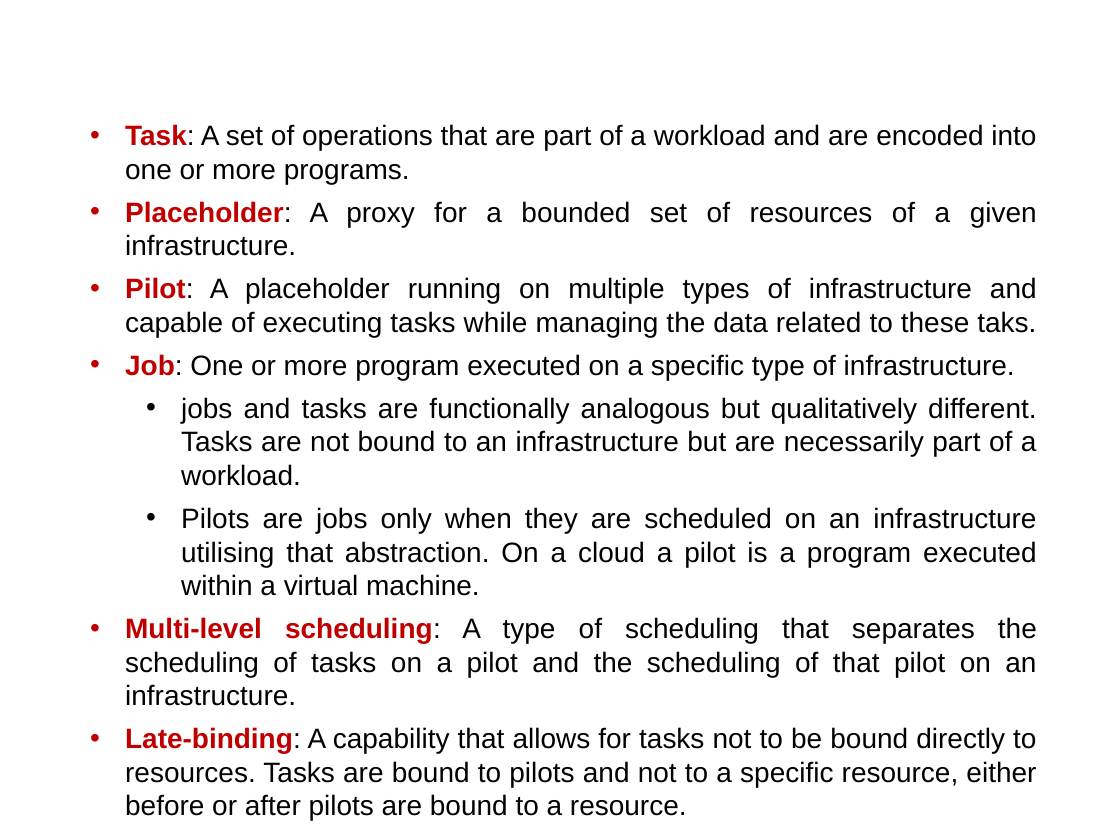
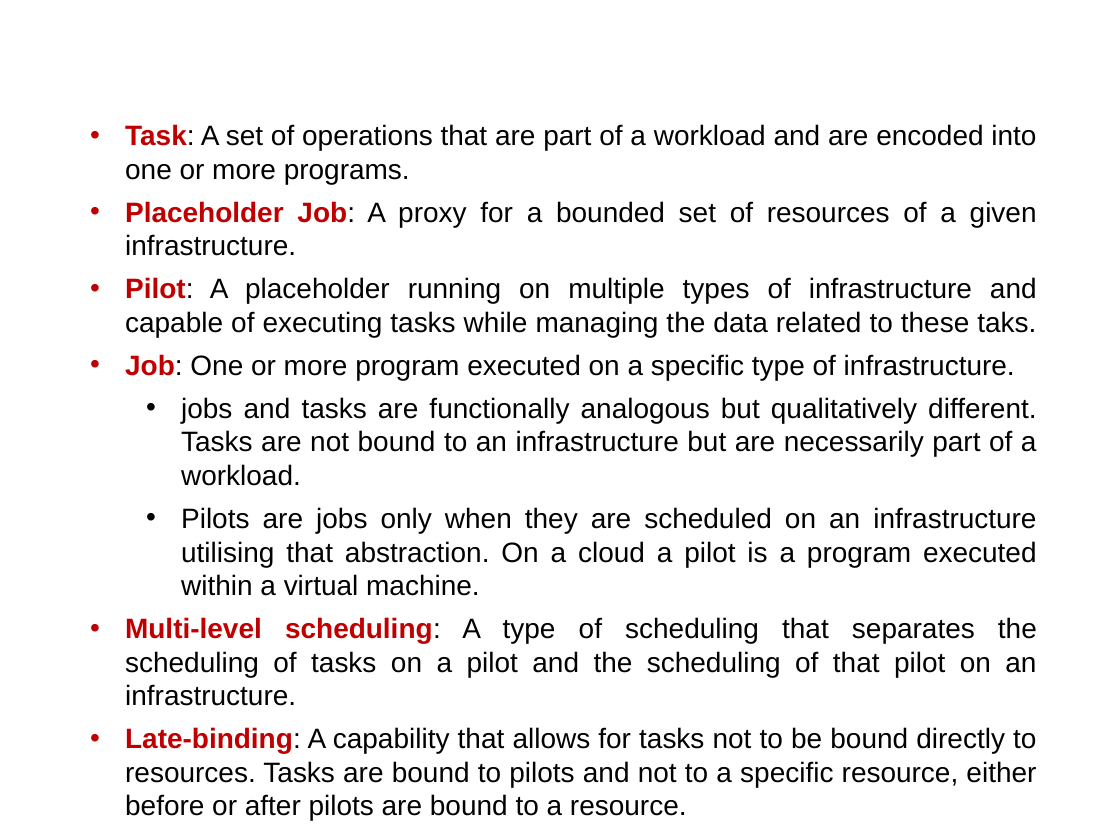
Before and after one commit to saga-project/presentations, a slide deck: slide 43 of bnl-pstar.ppt (slide 7 before the commit). Drawn at 1120x840 pixels with LibreOffice and Linux fonts; fonts in the diff are those of the drawing; background and template pictures are left out. Boxes give left, top, right and bottom in pixels: in the first picture for what was removed or moved away, otherwise in the second. Text is boxed around its words. In the diff, an @@ line names an element or a change of style, - is before the commit and + after.

```diff
--- a/bnl-pstar.ppt
+++ b/bnl-pstar.ppt
@@ text at (125, 201, 1037, 256): text changed @@
-• Placeholder: A proxy for a bounded set of resources of a given infrastructure.
+• Placeholder Job: A proxy for a bounded set of resources of a given infrastructure.
```
Also in this commit, not shown: 10 other slides changed, 2 slides added.
